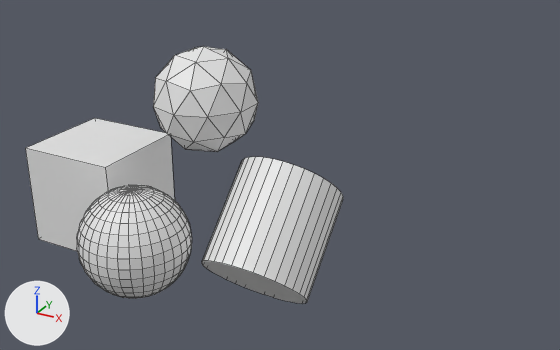
A saved change to the FBX model bin/static/assets/fbx/base4.fbx.
One viewpoint serves both versions: a 50 mm lens placed at (6.13, -10.89, 6.58), pointed at (-0.4, 0.98, 0.65). The lights are fixed; the arrows at lower left show +X, +Y and +Z. Mesh edges are drawn as thin lines.
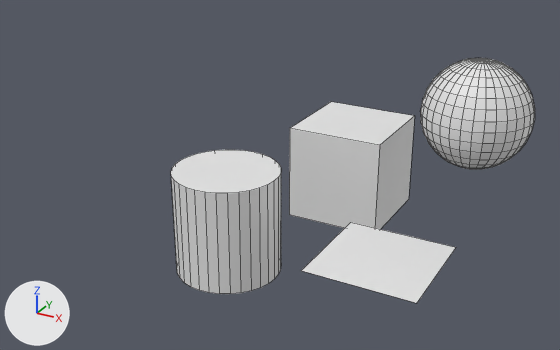
Location of each change, (x1, y1, x2, y2) in pixels of the pictures (560 x 350 px):
'Cube', moved: before (25, 118, 175, 251); after (289, 102, 415, 229)
'Cylinder', moved, turned: before (202, 157, 343, 304); after (171, 150, 281, 294)
'Sphere', moved: before (77, 185, 192, 298); after (421, 58, 535, 169)
'Icosphere', deleted: before (153, 46, 258, 152)
'Plane', added: after (301, 222, 456, 303)

The change, as a list of edits to the scene's bpy script:
```text
Add me_plane:
    me_plane.from_pydata([(-1.0, -1.0, 0.0), (1.0, -1.0, 0.0), (-1.0, 1.0, 0.0), (1.0, 1.0, 0.0)], [], [(0, 1, 3, 2)])
Change ob_sphere:
    ob_sphere.location: (-1.95, -1.51, 0.0) -> (2.83, 2.45, 1.97)
Remove ob_icosphere:
    ob_icosphere = bpy.data.objects.new('Icosphere', me_icosphere)
    ob_icosphere.location = (-1.7, 0.49, 2.09)
Change ob_cylinder:
    ob_cylinder.rotation_euler: (-0.785, 0.0, 0.0) -> (0.0, 0.0, 0.0)  # degrees (-45, 0, 0) -> degrees (0, 0, 0)
    ob_cylinder.location: (0.0, 0.0, 0.0) -> (-0.98, 0.0, 0.0)
Change ob_cube:
    ob_cube.location: (-3.97, 0.03, 0.0) -> (0.0, 3.48, 0.0)
Add ob_plane:
    ob_plane = bpy.data.objects.new('Plane', me_plane)
    ob_plane.location = (2.08, 0.0, 0.0)
```
